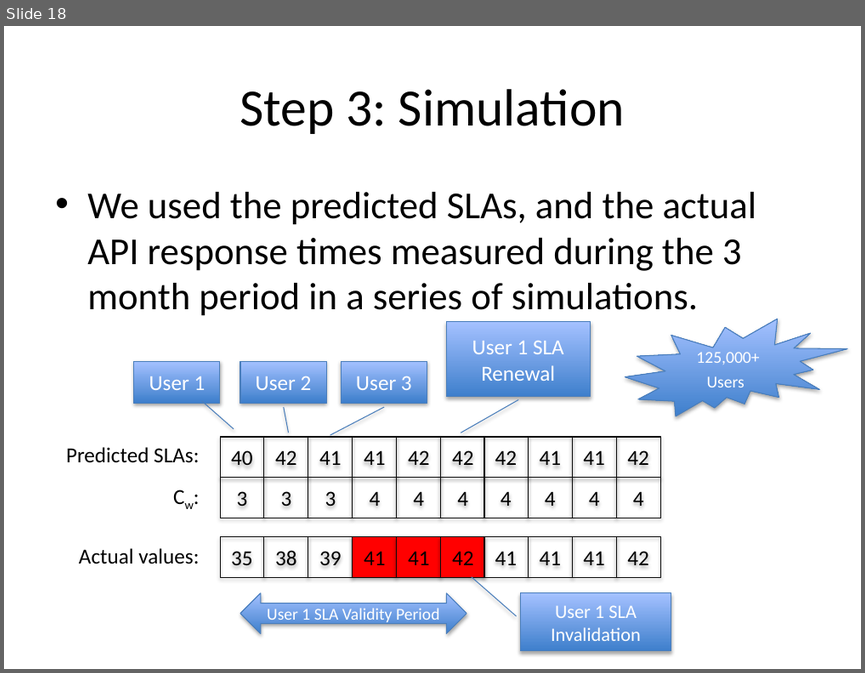
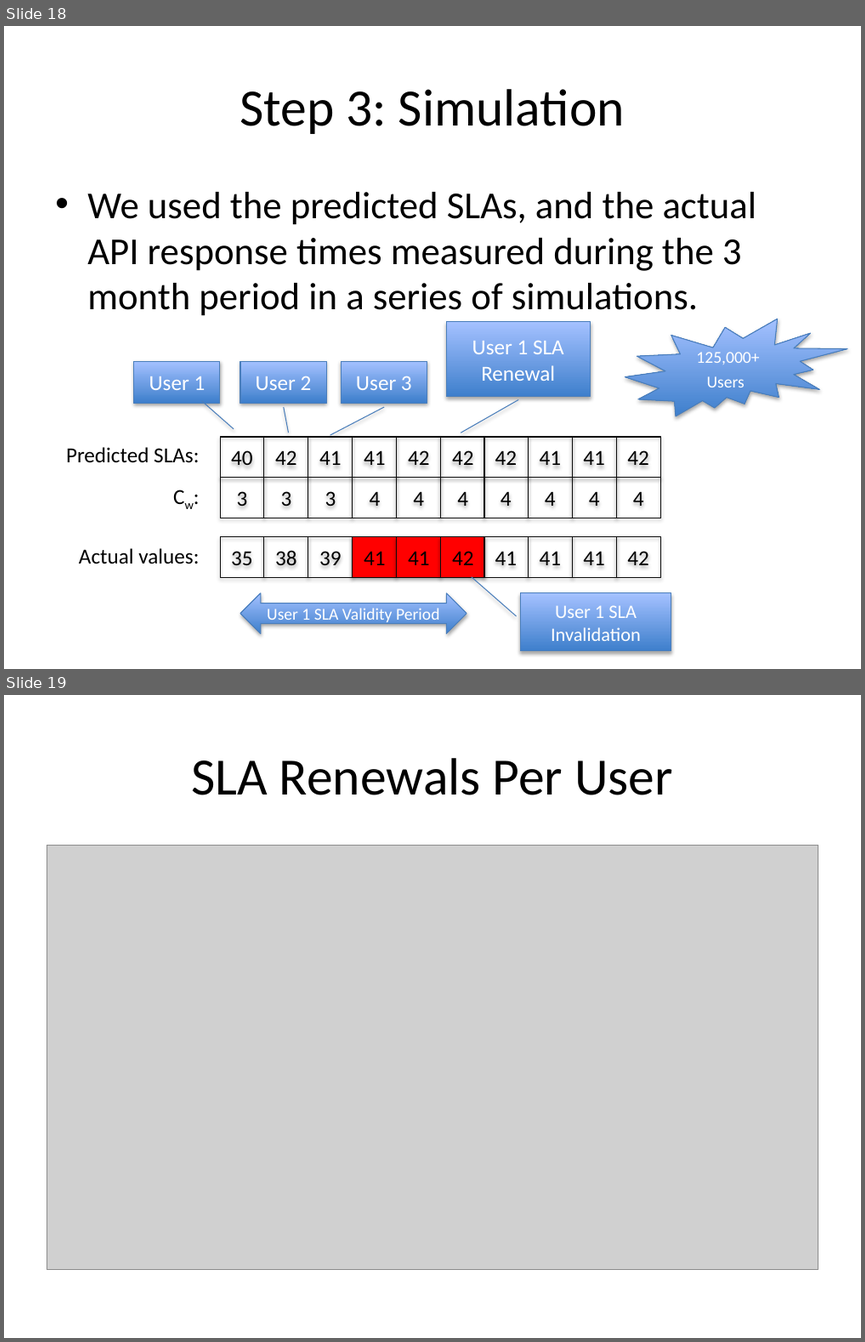
Before and after one commit to Dithn/eager-appscale, a slide deck: Eager/paper/cloudcom15/sla_durability_v1.pptx. Shown one above the other, each under a label of ours: slide 18 before the commit, slides 18 and 19 after it. The pictures are 865x673 and 865x1342 pixels, drawn with LibreOffice and Linux fonts; fonts in the diff are those of the drawing; grey boxes stand for pictures. Boxes give left, top, right and bottom in pixels: in the first picture for what was removed or moved away, otherwise in the second. Text is boxed around its words. In the diff, an @@ line names an element or a change of style, - is before the commit and + after.

```diff
--- a/Eager/paper/cloudcom15/sla_durability_v1.pptx
+++ b/Eager/paper/cloudcom15/sla_durability_v1.pptx
@@ slide 19 added at box(4, 695, 861, 1338), background #FFFFFF @@
@@ title added at box(191, 758, 673, 795), 44 pt, text #000000 @@
+SLA Renewals Per User
@@ picture added at box(46, 845, 818, 1269) @@
```
Also in this commit, not shown: 2 slides changed, 3 other slides added.
